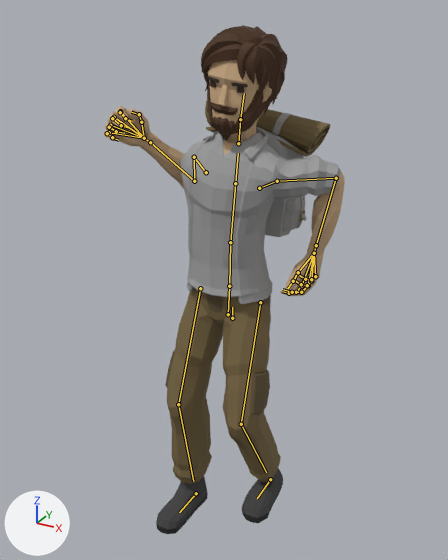
The glTF model assets/art/3d/clips-foot.glb: old version first, new version second.
The view is the same before and after, from a 50 mm camera at (0.931, -1.8, 1.855) aimed at (-0.044, -0.026, 0.969). Arrows for +X, +Y and +Z are at lower left; the lights stay in place. The picture after the commit comes second. Both versions are drawn at frame 25 of the action 'Carry'; the numbers are the values there. The bones that change, and the others that lie on the model, are drawn over the model as lines.

In view in the first picture: 'Adventurer_Body', 'Adventurer_Feet', 'Adventurer_Head', 'Adventurer_Legs', 'Backpack'.
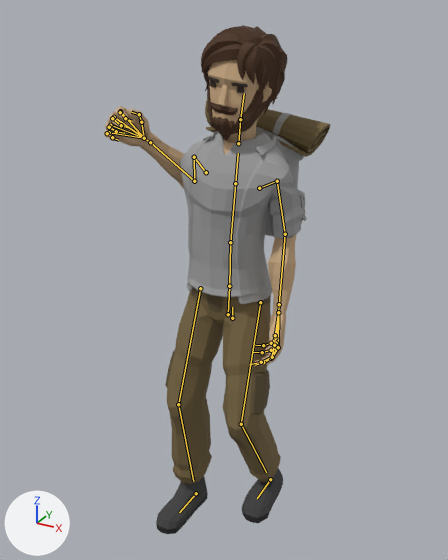
Commit message: Give Rout a running arm pump and Carry a natural free arm

What differs and where, as boxes (x1, y1, x2, y2) in the pictures (448 x 560 px):
'Adventurer_Body', posed (17% narrower, 32% taller): before (104, 106, 345, 304); after (104, 106, 305, 367)
bone 'UpperArm.L', root to tip: before (277, 181) to (336, 178); after (277, 181) to (285, 234)
bone 'LowerArm.L', root to tip: before (336, 178) to (316, 245); after (285, 234) to (279, 304)

The change in detail:
Bone 'UpperArm.L' (bone_upperarm_l) turns from (7, 15, 31) to (-77, -8, 58) degrees about its own x, y and z.
Bone 'LowerArm.L' (bone_lowerarm_l) turns from (-91, -20, -33) to (-23, 26, -9) degrees about its own x, y and z.
